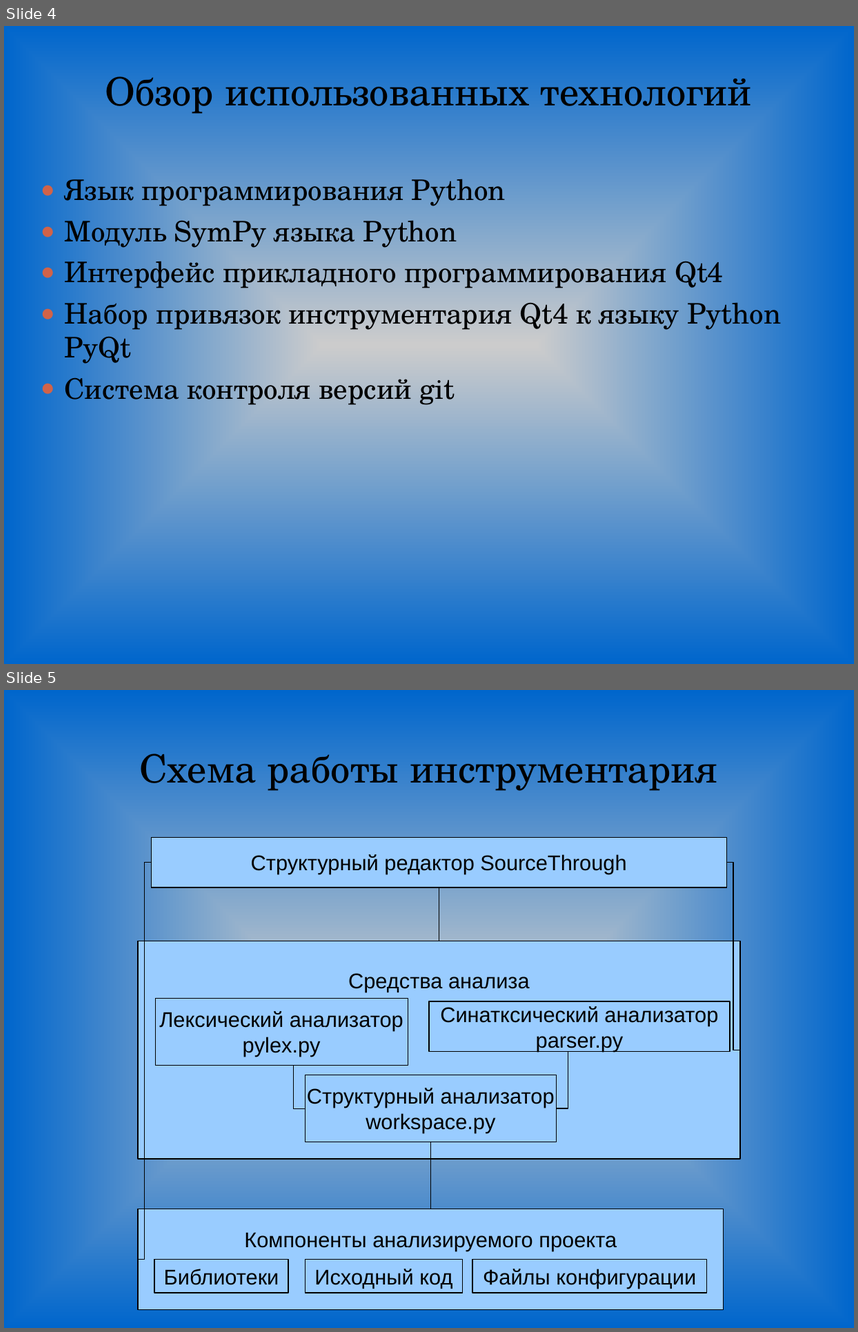
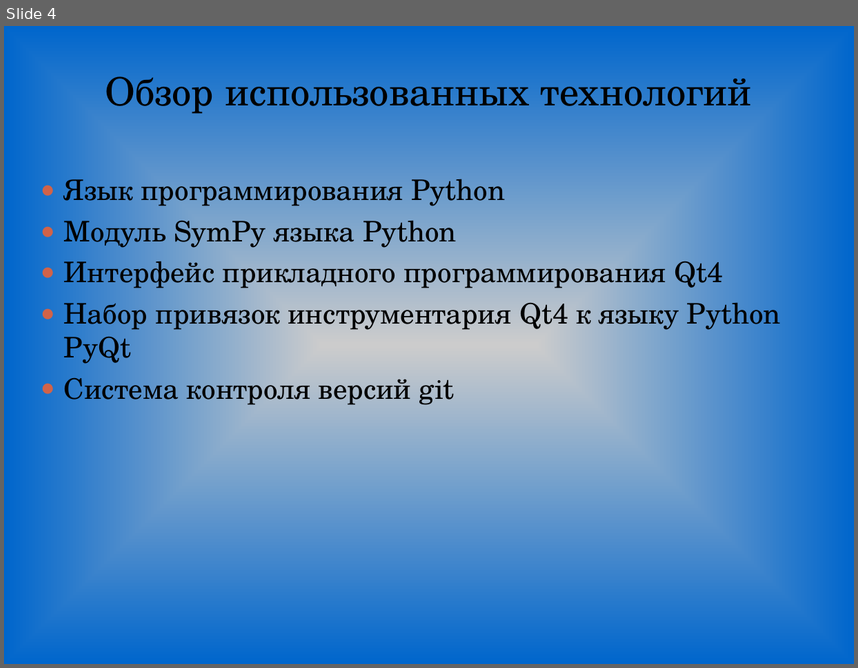
Before and after one commit to Genas2/diplom, a slide deck: TeX/pres.ppt. Shown one above the other, each under a label of ours: slides 4 and 5 before the commit, slide 4 after it. The pictures are 858x1332 and 858x668 pixels, drawn with LibreOffice and Linux fonts; fonts in the diff are those of the drawing. Boxes give left, top, right and bottom in pixels: in the first picture for what was removed or moved away, otherwise in the second. Text is boxed around its words. In the diff, an @@ line names an element or a change of style, - is before the commit and + after.

```diff
--- a/TeX/pres.ppt
+++ b/TeX/pres.ppt
@@ slide 5 removed at (x1=4, y1=690, x2=854, y2=1328), background gradient #CCCCCC to #0066CC @@
@@ text removed at (x1=139, y1=753, x2=717, y2=791) @@
-Схема работы инструментария
@@ rectangle removed at (x1=151, y1=837, x2=726, y2=887) @@
-Структурный редактор SourceThrough
@@ elbow line removed from (151, 862) to (137, 1259) @@
@@ elbow line removed from (726, 862) to (740, 1049) @@
@@ elbow line removed from (439, 940) to (439, 887) @@
@@ rectangle removed at (x1=137, y1=940, x2=740, y2=1159) @@
-Средства анализа
@@ rectangle removed at (x1=155, y1=998, x2=408, y2=1065) @@
-Лексический aнализатор
-pylex.py
@@ rectangle removed at (x1=429, y1=1001, x2=730, y2=1052) @@
-Синатксический анализатор
-parser.py
@@ elbow line removed from (557, 1108) to (579, 1052) @@
@@ elbow line removed from (305, 1108) to (281, 1065) @@
@@ rectangle removed at (x1=305, y1=1075, x2=556, y2=1142) @@
-Структурный анализатор
-workspace.py
@@ elbow line removed from (430, 1209) to (430, 1141) @@
@@ rectangle removed at (x1=137, y1=1209, x2=723, y2=1309) @@
-Компоненты анализируемого проекта
@@ rectangle removed at (x1=154, y1=1259, x2=288, y2=1292) @@
-Библиотеки
@@ rectangle removed at (x1=305, y1=1259, x2=462, y2=1292) @@
-Исходный код
@@ rectangle removed at (x1=473, y1=1259, x2=707, y2=1292) @@
-Файлы конфигурации
```
Also in this commit, not shown: 1 slide changed, 7 slides added, 6 other slides removed, 24 other files.
